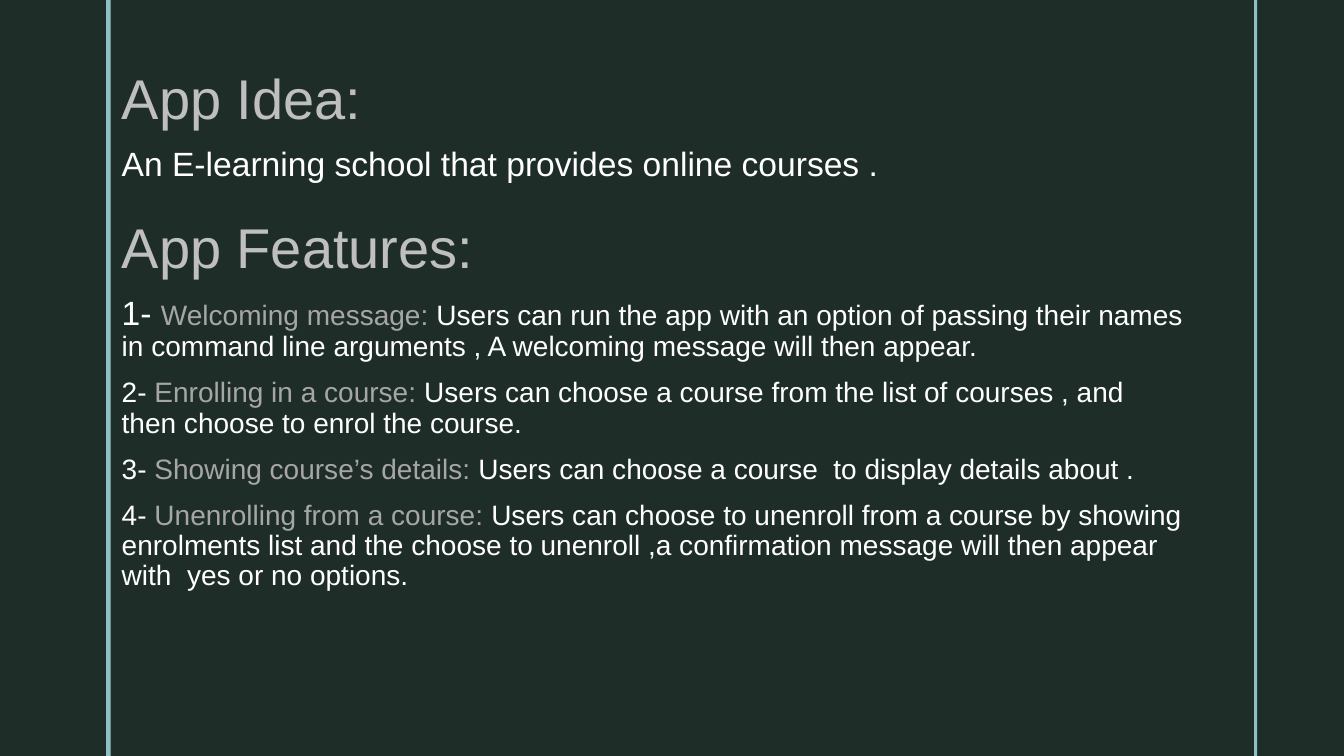
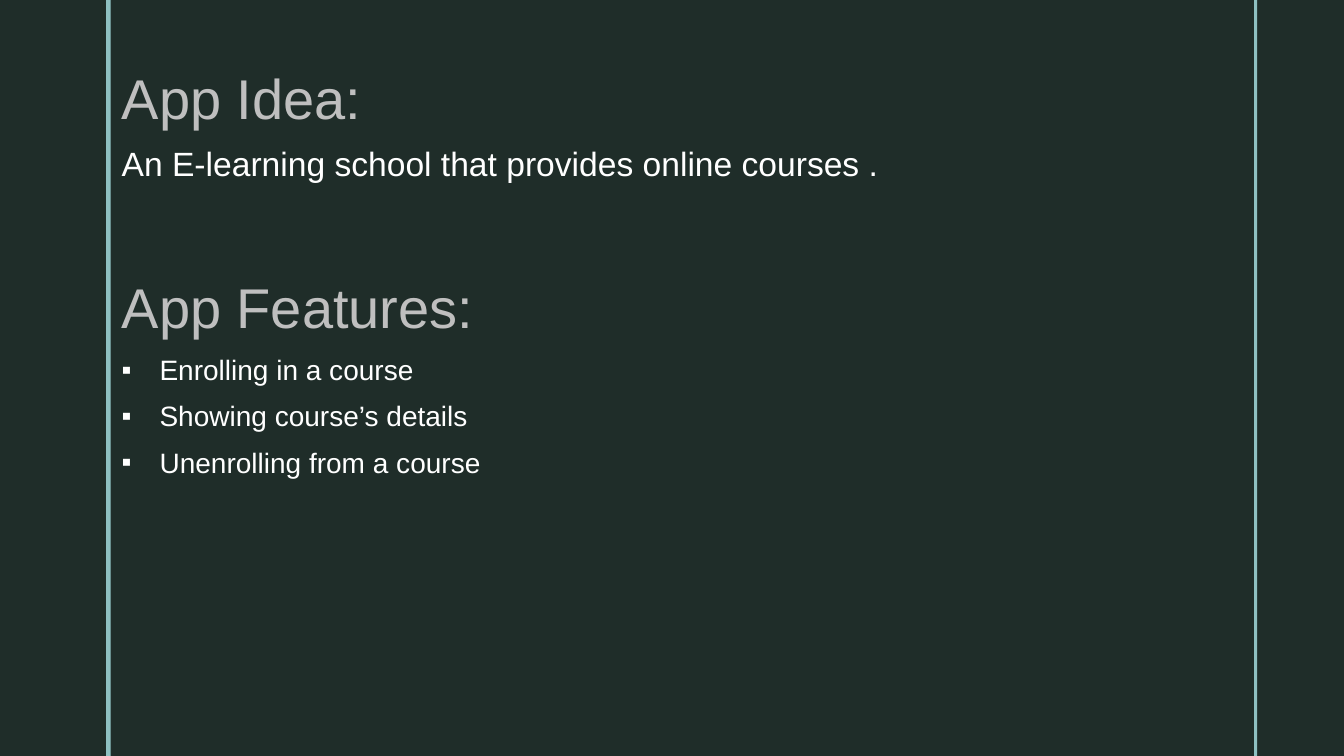
Before and after one commit to robaElshazly/TerminalApp, a slide deck: slide 2 of ppt/Terminal-App-Presentation.pptx. Drawn at 1344x756 pixels with LibreOffice and Linux fonts; fonts in the diff are those of the drawing; background and template pictures are left out. Boxes give left, top, right and bottom in pixels: in the first picture for what was removed or moved away, otherwise in the second. Text is boxed around its words. In the diff, an @@ line names an element or a change of style, - is before the commit and + after.

```diff
--- a/ppt/Terminal-App-Presentation.pptx
+++ b/ppt/Terminal-App-Presentation.pptx
@@ text at box(160, 359, 480, 478): text changed @@
-1- Welcoming message: Users can run the app with an option of passing their names in command line arguments , A welcoming message will then appear.
-2- Enrolling in a course: Users can choose a course from the list of courses , and then choose to enrol the course.
-3- Showing course’s details: Users can choose a course to display details about .
-4- Unenrolling from a course: Users can choose to unenroll from a course by showing enrolments list and the choose to unenroll ,a confirmation message will then appear with yes or no options.
+▪ Enrolling in a course
+▪ Showing course’s details
+▪ Unenrolling from a course
```
Also in this commit, not shown: 1 other slide changed, 6 slides added, 4 slides removed, 5 other files.
